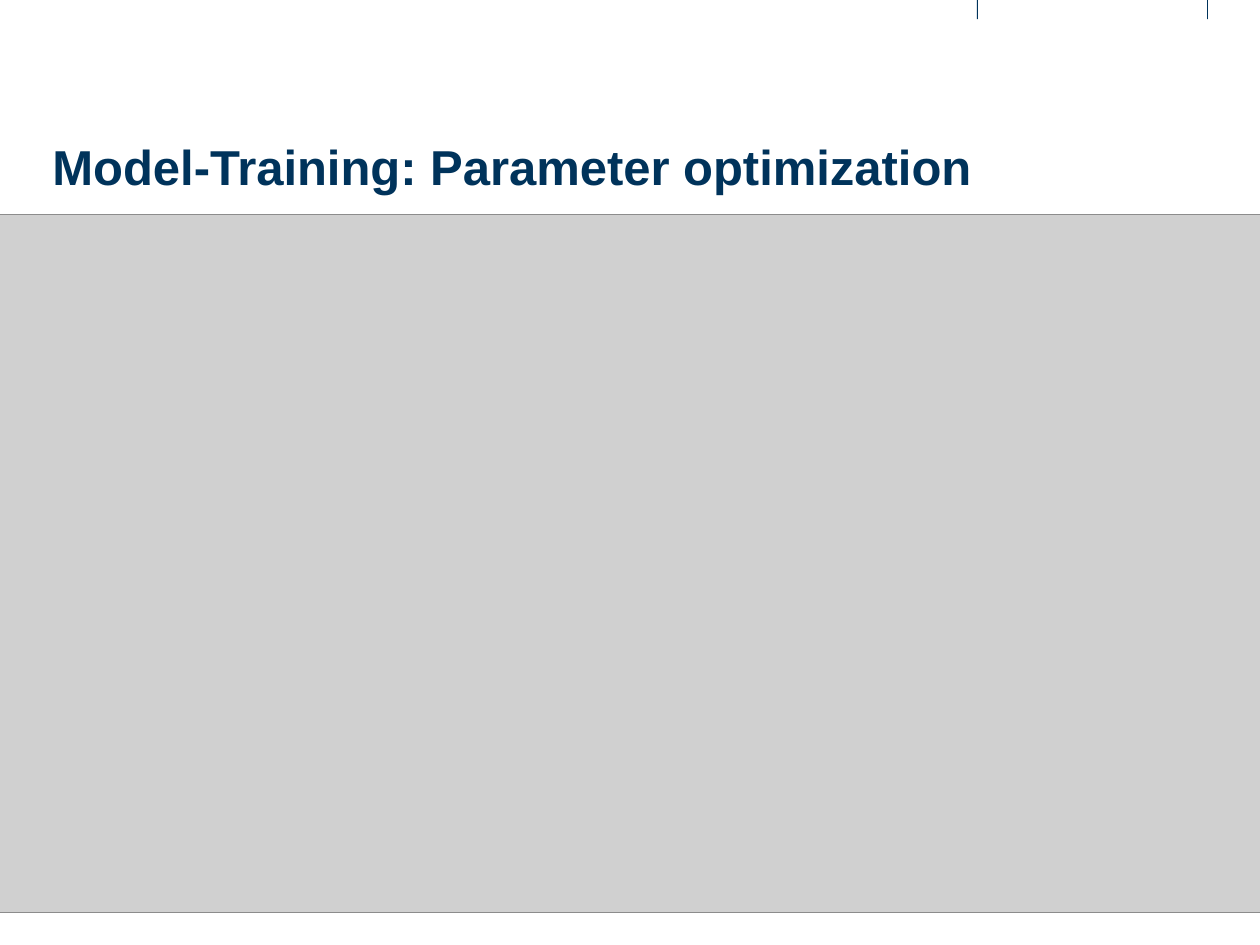
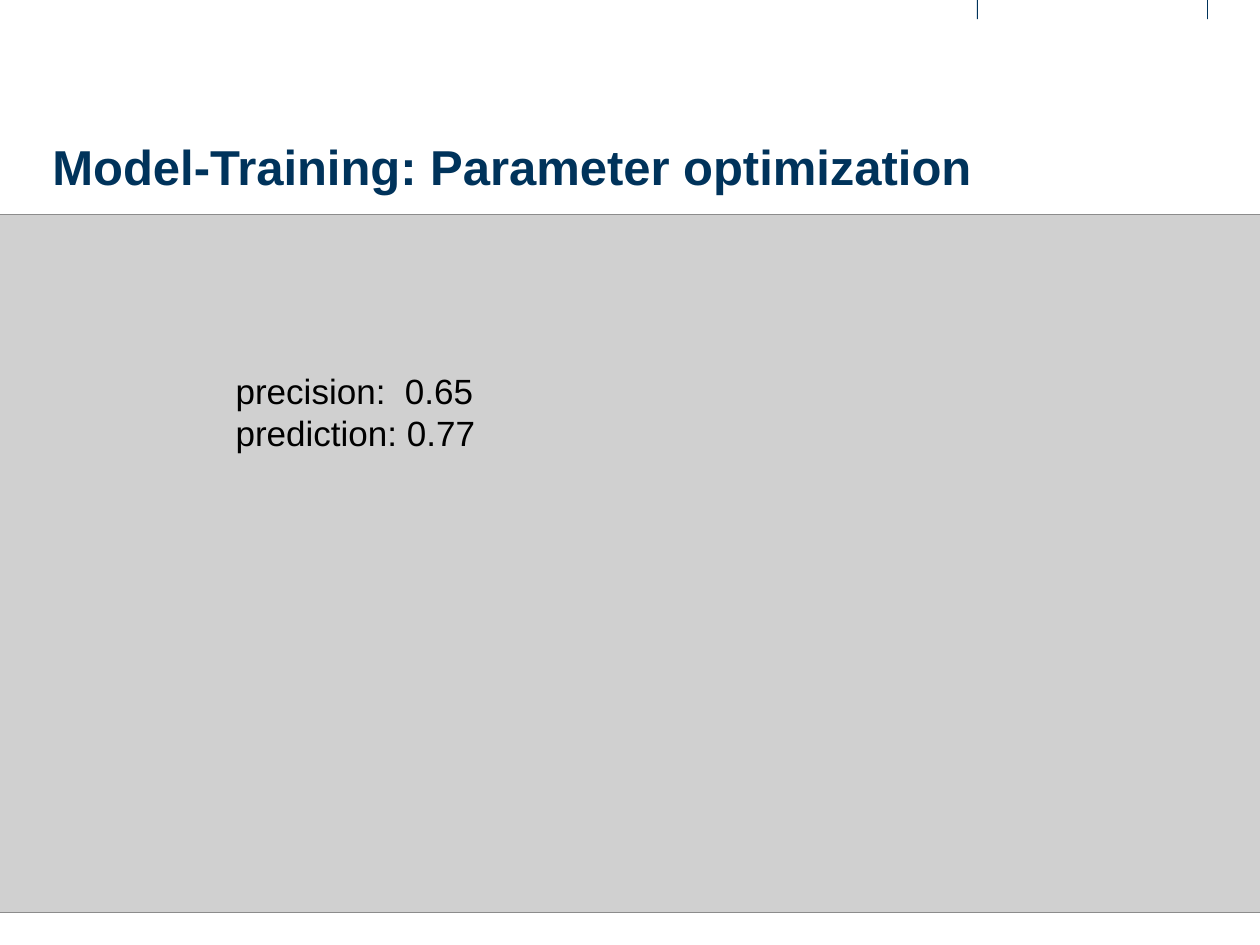
Before and after one commit to ehayoz/Gotthard-Traffic-Jam, a slide deck: slide 12 of presentation/Presentation.pptx. Drawn at 1260x945 pixels with LibreOffice and Linux fonts; fonts in the diff are those of the drawing; grey boxes stand for pictures; background and template pictures are left out. Boxes give left, top, right and bottom in pixels: in the first picture for what was removed or moved away, otherwise in the second. Text is boxed around its words. In the diff, an @@ line names an element or a change of style, - is before the commit and + after.

Commit message:
Presentation FINAL

```diff
--- a/presentation/Presentation.pptx
+++ b/presentation/Presentation.pptx
@@ text added at (236, 378, 475, 453), 20 pt, text #000000 @@
+precision: 0.65
+prediction: 0.77
```
